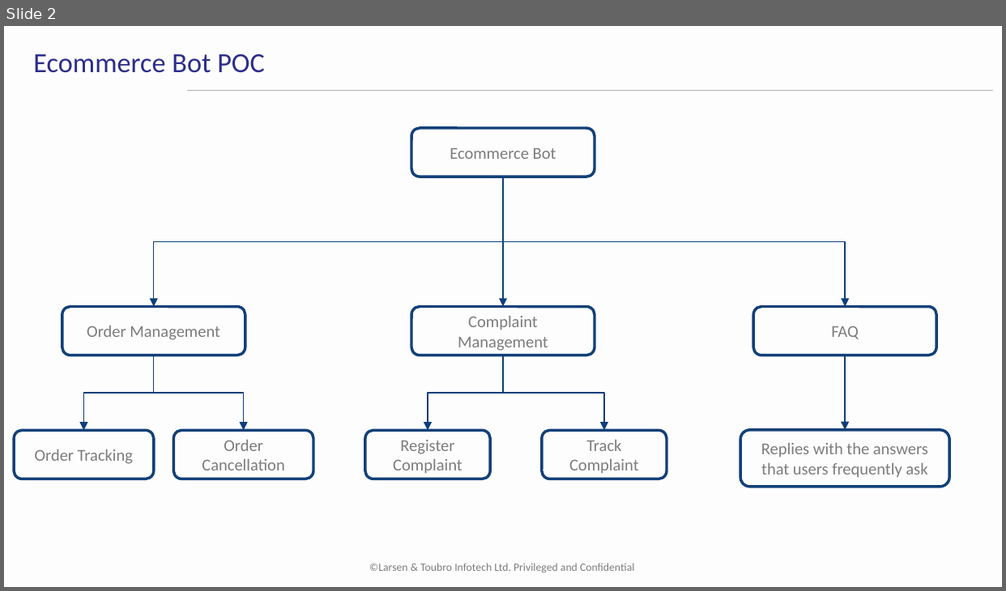
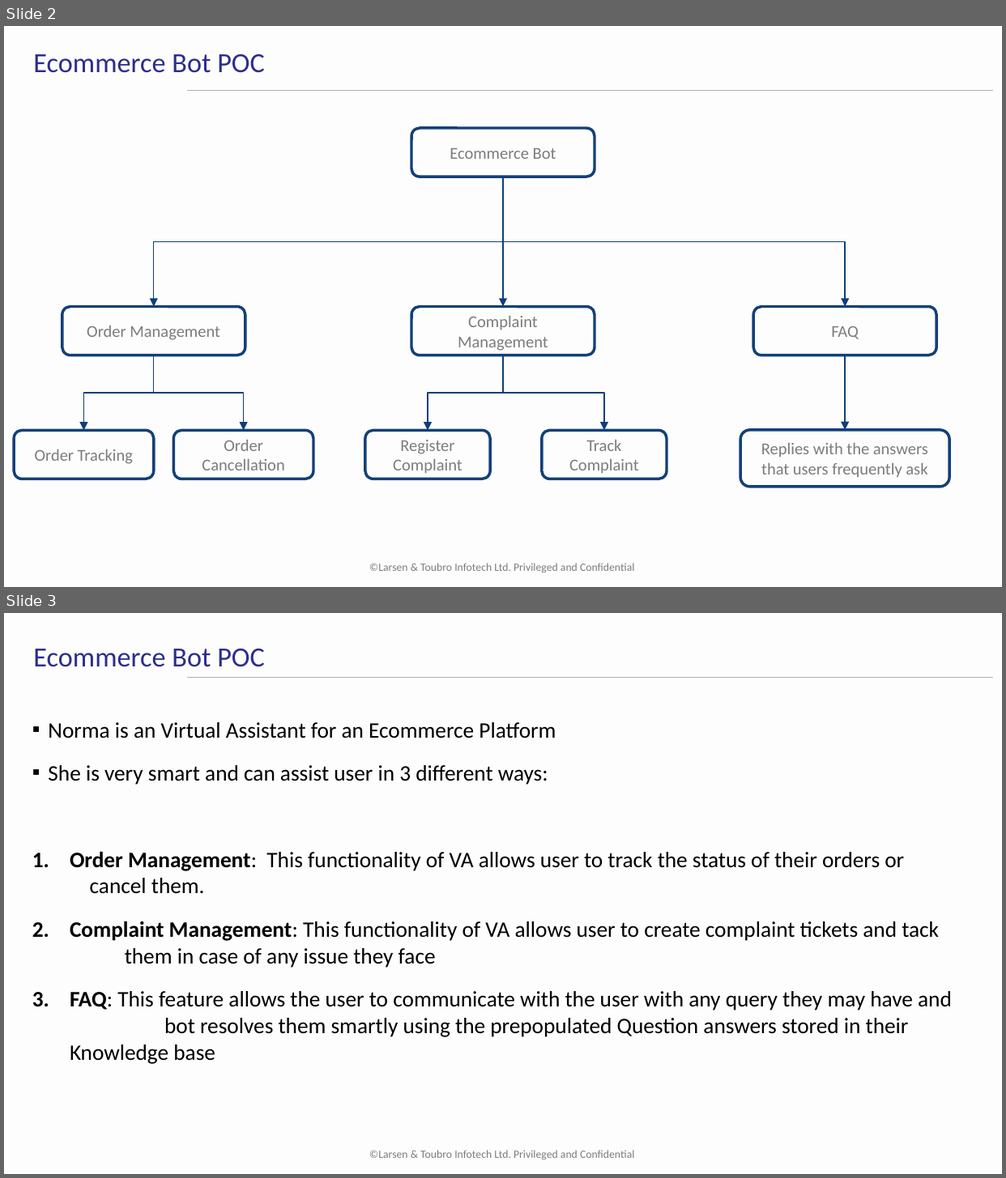
Before and after one commit to dpmanek/Ecommerce-chatbot, a slide deck: Ecommerce design poc.pptx. Shown one above the other, each under a label of ours: slide 2 before the commit, slides 2 and 3 after it. The pictures are 1006x591 and 1006x1178 pixels, drawn with LibreOffice and Linux fonts; fonts in the diff are those of the drawing; background and template pictures are left out. Boxes give left, top, right and bottom in pixels: in the first picture for what was removed or moved away, otherwise in the second. Text is boxed around its words. In the diff, an @@ line names an element or a change of style, - is before the commit and + after.

Commit message:
changes made to composer bot and ppt

```diff
--- a/Ecommerce design poc.pptx
+++ b/Ecommerce design poc.pptx
@@ slide 3 added at <box>4,613,1002,1174</box>, background #FEFDFD; not listed: 3 template elements that a slide beside it also shows @@
@@ title added at <box>33,649,265,667</box>, 20 pt, text #2C2D8B @@
+Ecommerce Bot POC
@@ text added at <box>48,722,952,1064</box>, 16 pt, text #000000 @@
+▪ Norma is an Virtual Assistant for an Ecommerce Platform
+▪ She is very smart and can assist user in 3 different ways:
+1. Order Management: This functionality of VA allows user to track the status of their orders or cancel them.
+2. Complaint Management: This functionality of VA allows user to create complaint tickets and tack them in case of any issue they face
+3. FAQ: This feature allows the user to communicate with the user with any query they may have and bot resolves them smartly using the prepopulated Question answers stored in their Knowledge base
```
Also in this commit, not shown: 8 other files.
